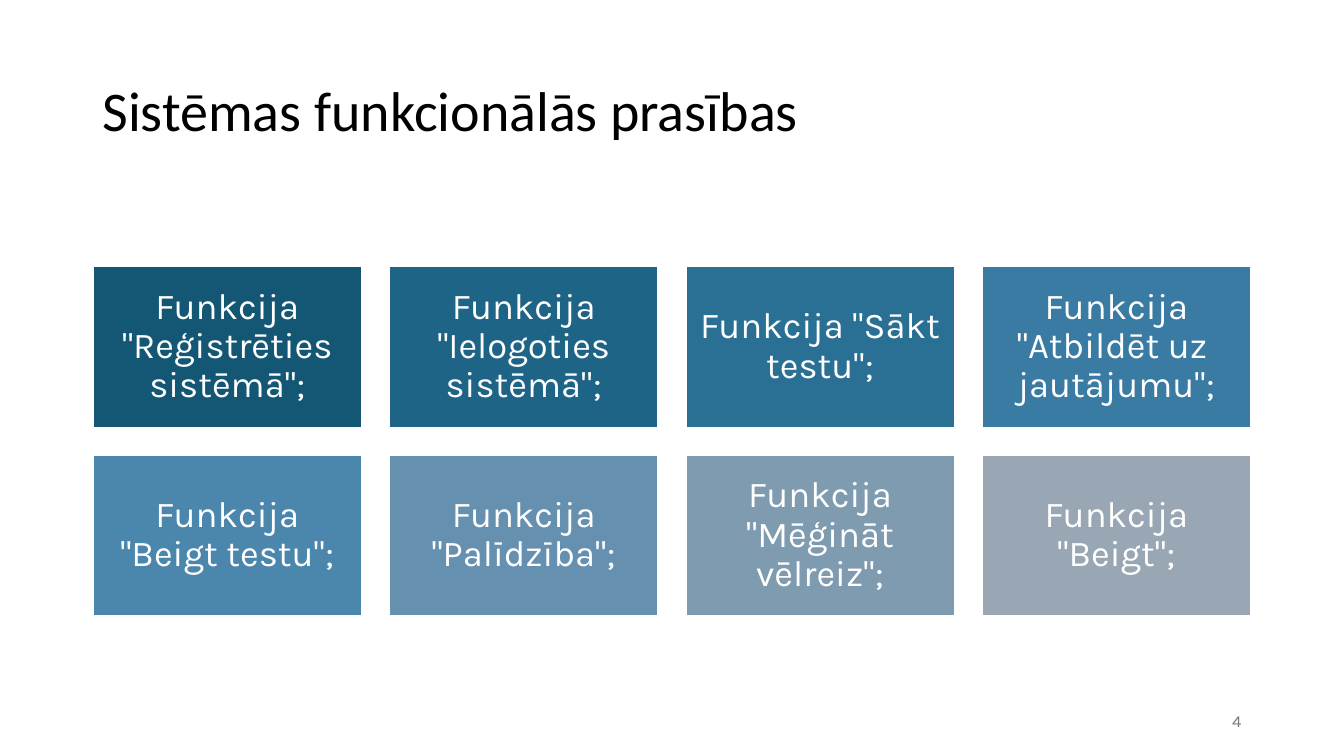
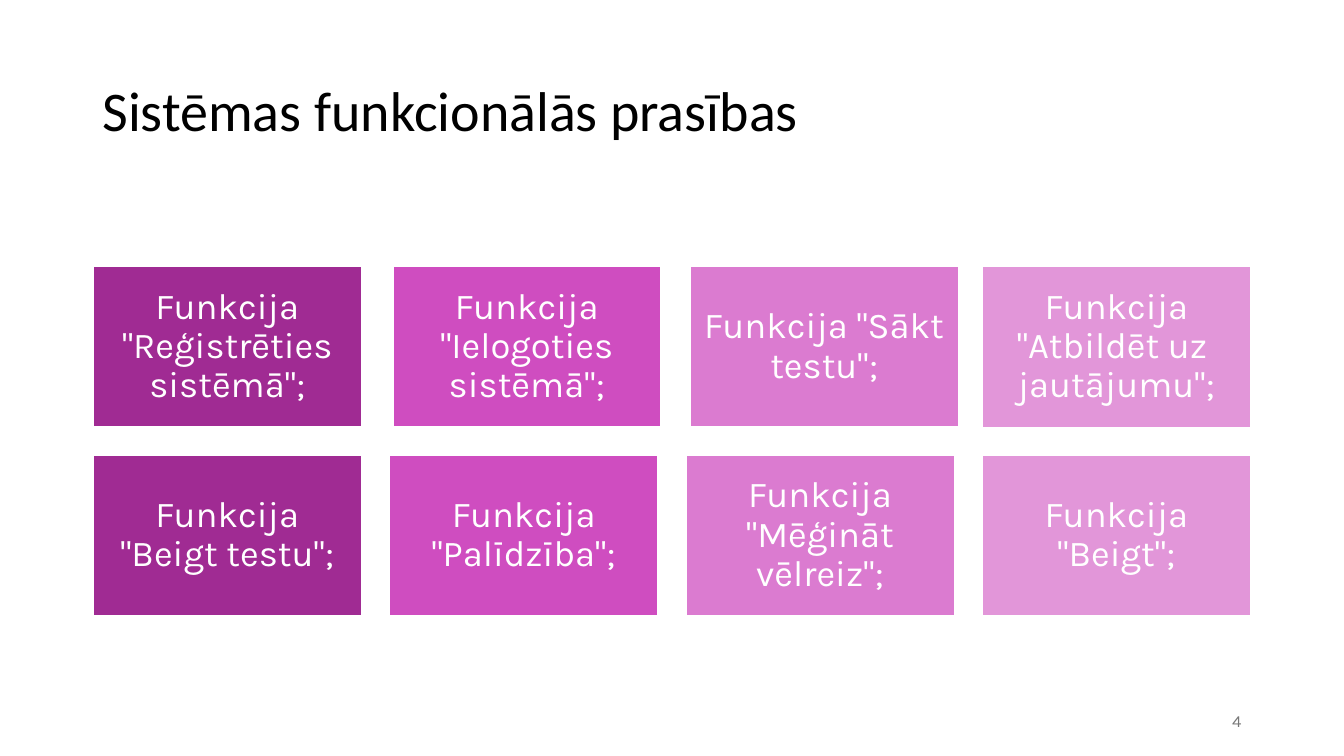
Before and after one commit to julianna964/PD_1_Artjomenko_2025, a slide deck: slide 4 of Projekta_Darbs_Julianna_Artjomenko_1.ppsx. Drawn at 1344x756 pixels with LibreOffice and Linux fonts; fonts in the diff are those of the drawing. Boxes give left, top, right and bottom in pixels: in the first picture for what was removed or moved away, otherwise in the second. Text is boxed around its words. In the diff, an @@ line names an element or a change of style, - is before the commit and + after.

```diff
--- a/Projekta_Darbs_Julianna_Artjomenko_1.ppsx
+++ b/Projekta_Darbs_Julianna_Artjomenko_1.ppsx
@@ rectangle at (93,266,362,427): fill #135776 to #A02B93; outline #FFFFFF 1.5 pt to #FFFFFF 2 pt @@
@@ rectangle at (392,266,661,427): fill #1E6487 to #CF4DC0; outline #FFFFFF 1.5 pt to #FFFFFF 2 pt @@
@@ text "Funkcija "Sākt testu";": place and size @@
-text "Funkcija "Sākt testu";" at (700,313,939,382)
+text "Funkcija "Sākt testu";" at (704,313,944,382)
@@ rectangle: place and size @@
-rectangle at (686,266,955,427)
+rectangle at (690,266,959,427)
@@ rectangle at (690,266,959,427): fill #2A7096 to #DB7BD0; outline #FFFFFF 1.5 pt to #FFFFFF 2 pt @@
@@ rectangle at (982,266,1251,427): fill #3A7BA3 to #E296D9 @@
@@ rectangle at (93,455,362,616): fill #4B86AD to #A02B93 @@
@@ rectangle at (389,455,658,616): fill #6590AF to #CF4DC0 @@
@@ rectangle at (686,455,955,616): fill #809BB0 to #DB7BD0 @@
@@ rectangle at (982,455,1251,616): fill #98A7B4 to #E296D9 @@
```
Also in this commit, not shown: 15 other slides changed.
